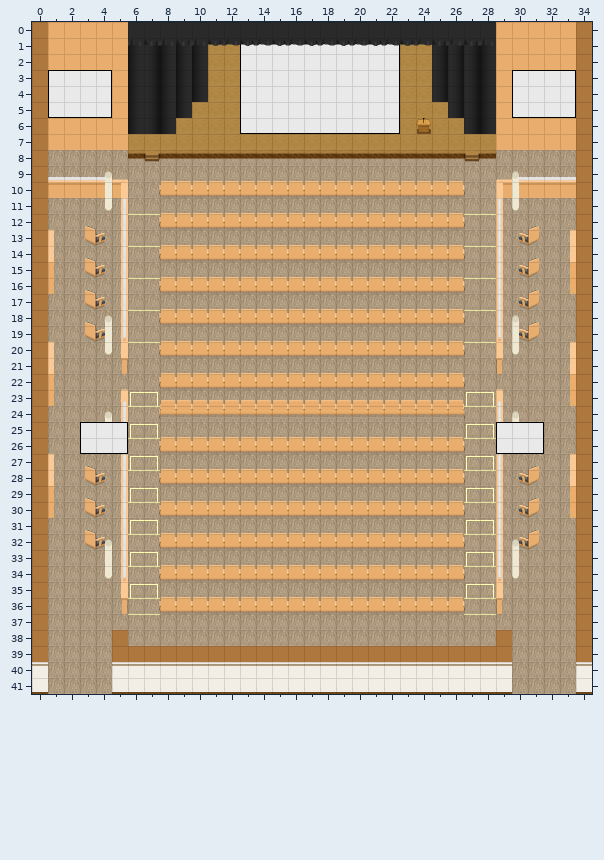
An edit to a level. Tiled map (JSON), maps/UCC_Theatre.json. That is the earlier state.
Cells are 32x32 px. Shown: x 0..34, y 0..41.
New version:
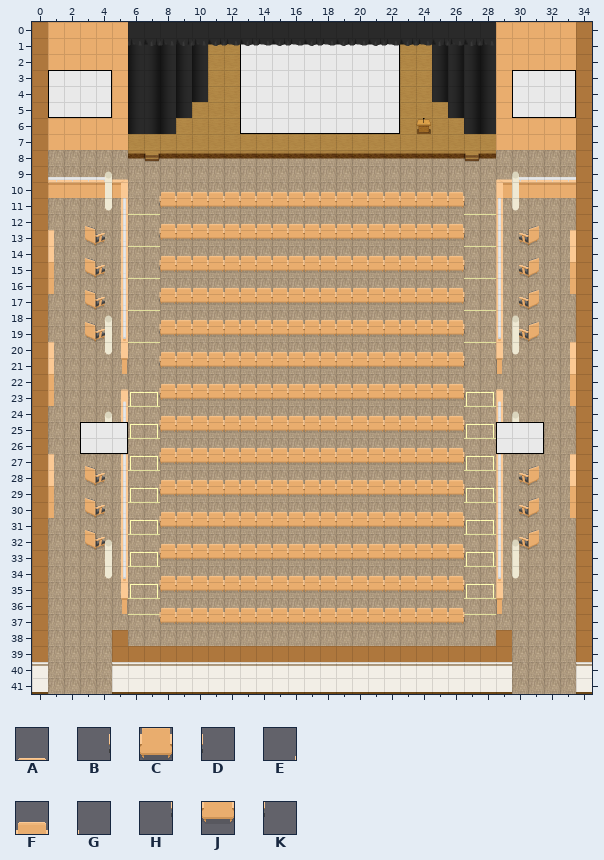
Key: from "Theatre": A 1, B 25, C 26, D 27, E 204, F 205, G 206, H 229, J 230, K 231.
_ is an empty cell.
Tiles replaced or removed in this view: A, B, C, D, F, J.
Diff:
Changed rows in their new state; . is an unchanged cell.
Layer "abovePlayer1":
first column x 7:
 9 .___________________.
10 EFFFFFFFFFFFFFFFFFFFG
11 HJJJJJJJJJJJJJJJJJJJK
12 EFFFFFFFFFFFFFFFFFFFG
13 HJJJJJJJJJJJJJJJJJJJK
14 EFFFFFFFFFFFFFFFFFFFG
15 HJJJJJJJJJJJJJJJJJJJK
16 EFFFFFFFFFFFFFFFFFFFG
17 HJJJJJJJJJJJJJJJJJJJK
18 EFFFFFFFFFFFFFFFFFFFG
19 HJJJJJJJJJJJJJJJJJJJK
20 EFFFFFFFFFFFFFFFFFFFG
21 HJJJJJJJJJJJJJJJJJJJK
22 EFFFFFFFFFFFFFFFFFFFG
23 HJJJJJJJJJJJJJJJJJJJK
24 EFFFFFFFFFFFFFFFFFFFG
25 HJJJJJJJJJJJJJJJJJJJK
26 EFFFFFFFFFFFFFFFFFFFG
27 HJJJJJJJJJJJJJJJJJJJK
28 EFFFFFFFFFFFFFFFFFFFG
29 HJJJJJJJJJJJJJJJJJJJK
30 EFFFFFFFFFFFFFFFFFFFG
31 HJJJJJJJJJJJJJJJJJJJK
32 EFFFFFFFFFFFFFFFFFFFG
33 HJJJJJJJJJJJJJJJJJJJK
34 EFFFFFFFFFFFFFFFFFFFG
35 HJJJJJJJJJJJJJJJJJJJK
36 EFFFFFFFFFFFFFFFFFFFG
37 HJJJJJJJJJJJJJJJJJJJK
